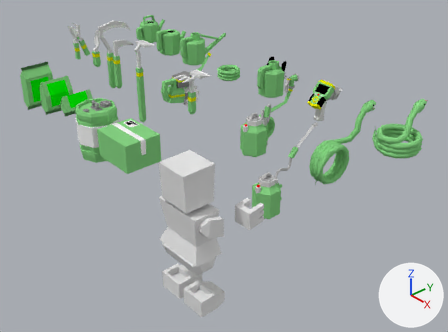
What one commit did to the Blender file crops/tools/tools.blend.
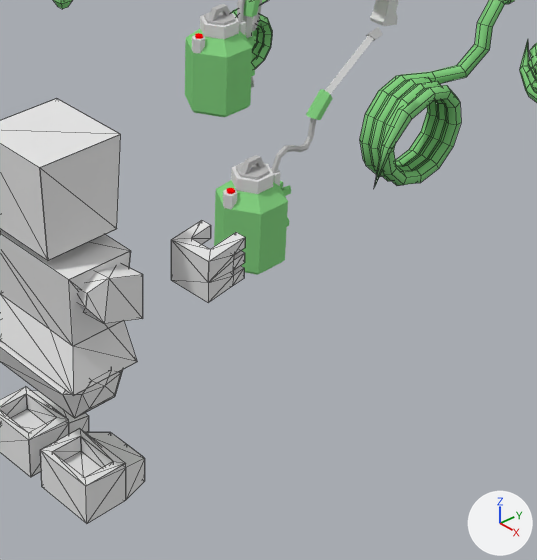
Old and new are each drawn whole from a camera (50 mm lens) standing at (5.93, -5.7, 5.48) and looking at (-3.39, 2.44, -1.4) and again close up on the part from 37% to 85% of the width and 33% to 100% of the height. Arrows for +X, +Y and +Z are at lower right; the lights stay in place. The close-ups show mesh edges as thin lines.

The first close-up shows 'analyzer', 'hose.001', 'player_base_Mesh.042', 'sprayer', 'sprayer.001', 'watering snake', 'watering snake item'.
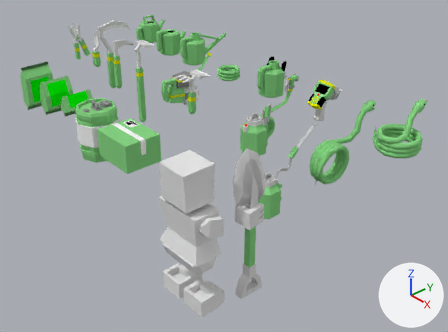
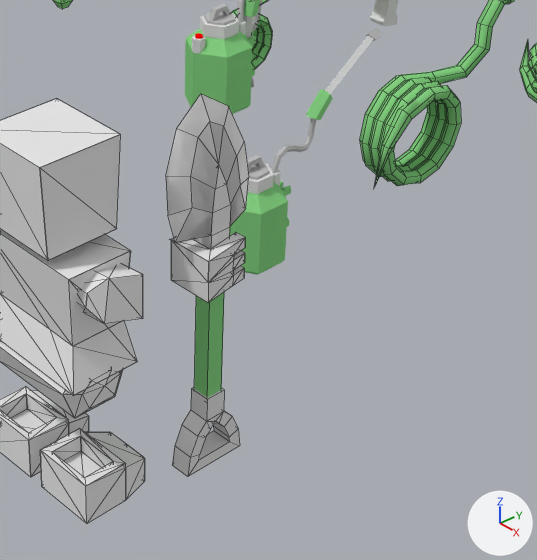
Commit message: Create shovel item model

Pixel boxes (x1, y1, x2, y2) of what changed, in the close-ups (537 x 560 px):
'shovel', added
    after: (166, 94, 249, 477)
    faces in mat_gray75 (light grey #e1e1e1): (170, 121, 246, 477)
    faces in mat_white (white #ffffff): (166, 94, 249, 243)
    faces in mat_blank (green #87d383): (194, 292, 224, 397)

What changed in the scene script:
```text
Add me_cube_016:
    me_cube_016.from_pydata(...)  # 118 vertices, 108 faces; spans x -0.13..0.08, y -0.3..0.38, z -1.53..1.15
    me_cube_016.polygons.foreach_set('use_smooth', [True] * 108)
    # faces by material slot: [10, 78, 16, 4]
    me_cube_016.materials.append(mat_blank)  # green #87d383
    me_cube_016.materials.append(mat_gray75)  # light grey #e1e1e1
    me_cube_016.materials.append(mat_white)  # white #ffffff
    me_cube_016.materials.append(mat_yellow)  # yellow #e7e700
Add ob_shovel:
    ob_shovel = bpy.data.objects.new('shovel', me_cube_016)
    ob_shovel.location = (0.0, 0.0, 0.0)
    _m = ob_shovel.modifiers.new('EdgeSplit', 'EDGE_SPLIT')
    _m.use_edge_angle = False
```
